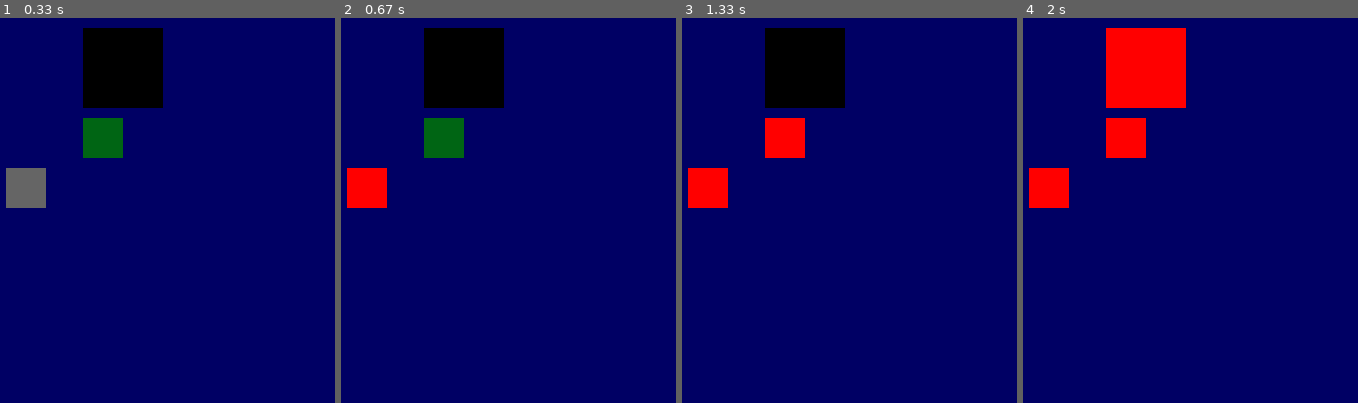
Above: before the commit, frames 1-4 (left to right).
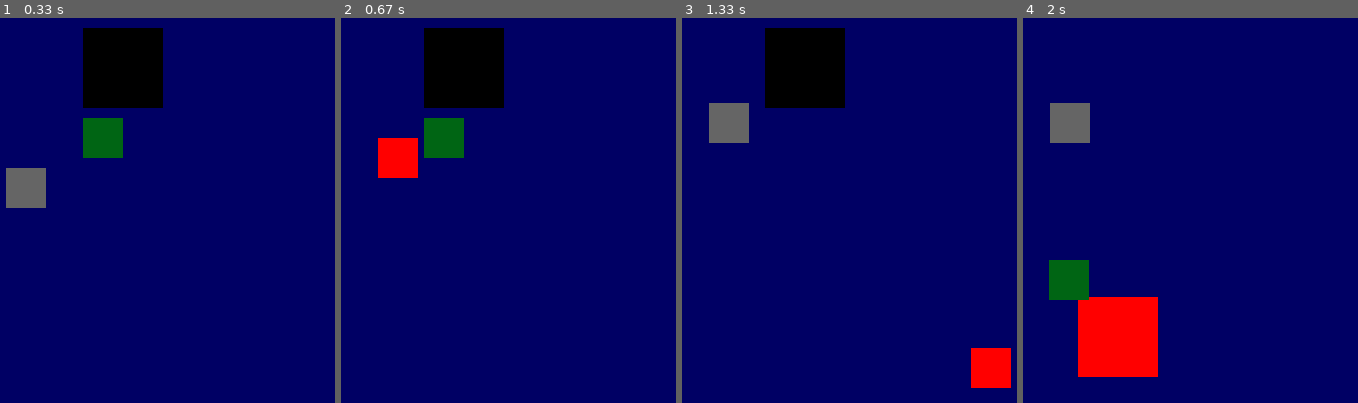
Above: after the commit, the same moments.

Repository: ArtyomVerner/PyGame-learning-Verner
Game: pygame game, started from bars.py
Same seed, same stepped clock (60 frames per second), same inputs: the game is played once before the commit and once after it.
Inputs (mouse positions are in pixels of both pictures, inside the frame that each line leads up to):
- Up to frame 1 (0.33 s): no input
- Up to frame 2 (0.67 s): press the mouse at (367, 187) at 0.37 s; move the mouse to (384, 172) at 0.47 s; release the mouse at (401, 156) at 0.6 s
- Up to frame 3 (1.33 s): press the mouse at (742, 156) at 0.7 s; move the mouse to (735, 141) at 0.8 s; release the mouse at (732, 121) at 0.93 s; press the mouse at (809, 137) at 1.03 s; move the mouse to (913, 252) at 1.13 s; release the mouse at (1016, 368) at 1.27 s
- Up to frame 4 (2 s): press the mouse at (1146, 79) at 1.37 s; move the mouse to (1133, 210) at 1.47 s; release the mouse at (1116, 345) at 1.6 s; press the mouse at (1357, 368) at 1.7 s; move the mouse to (1224, 322) at 1.8 s; release the mouse at (1093, 279) at 1.93 s

Frame 1 is identical in both runs. In frame 2, 2.3% of the frame differs, in the area x 1-23%, y 31-50%; in frame 3, 5.0%; in frame 4, 15%, in the area x 1-49%, y 2-94%.

Commit message:
Выполнено задание 6

Diff:
--- a/bars.py
+++ b/bars.py
@@ -1,6 +1,9 @@
 import pygame, os, sys
-class Block():
+class Block():#Класс Блок
     def __init__(self, cords, width, height, color,copyColor):
+        """
+        Метод конструктор
+        """
         self.x=cords[0]
         self.y=cords[1]
         self.h=height
@@ -10,19 +13,40 @@
         self.second_color = (255,0,0)
         self.draw()
         self.originalColor=copyColor
-    def changeColor(self, cords, ):
+        self.drag=False
 
-        if self.collidePoint(cords) == True:
-            # color=self.color
-            # newColor=(100,0,0)
-            # self.color=newColor
-            self.color, self.second_color=self.second_color, self.color
+
+    # def drag_and_drop(self, e):
+    #     """
+    #     Принимает:
+    #     Событие нажатия мыши
+    #     Событие передвижения мыши
+    #
+    #     При захвате объекта мышкой, метод перемещает объект в соответствие с перемещением мыши
+    #     """
+    #     if self.collidePoint(e.pos):
+    #         self.drag = True
+    #
+    #         #print("First", self.drag)
+    #         if pygame.MOUSEBUTTONUP:
+    #             self.drag = False
+    #             #print("Second", self.drag)
+
+
+
+
+
+    def changeColor(self, cords):
+        """
+        Метод изменяет цвет объекта
+        """
+        if self.collidePoint(cords):
+            self.color, self.second_color = self.second_color, self.color
             self.draw()
 
-    def moveON(self,moveTo):#Передвижение блока
-        self.x += moveTo[0]
-        self.y += moveTo[1]
-        return self.x, self.y
+    def moveON(self,dCoords):#Передвижение блока
+        self.x += dCoords[0]
+        self.y += dCoords[1]
 
     def collidePoint (self, cords): #Сопаставляет координаты мыши с координатами объекта
         if (cords[0] > self.x and cords[0] < self.x + self.w) and (cords[1] > self.y and cords[1] < self.y + self.h):
@@ -39,10 +63,20 @@
     def events(self, e):#Обрабатывает события  влияющие на объект.
         if e.type == pygame.MOUSEBUTTONDOWN:
             self.changeColor(e.pos)
+            # self.drag_and_drop(e)
+            if self.collidePoint(e.pos):
+                print("Drag")
+                self.drag = True
+
+
         if e.type == pygame.MOUSEMOTION:
-            self.moveON(e.rel)
+            # self.moveON(e.rel)
+            if self.drag:
+                self.moveON(e.rel)
 
-        pass
+        if e.type == pygame.MOUSEBUTTONUP:
+            self.drag = False
+
 
     def update(self):
         pass
@@ -72,19 +106,29 @@
                 sys.exit()
         if e.type == pygame.QUIT:
             sys.exit()
+
         if e.type == pygame.MOUSEBUTTONDOWN:
-            print(e)
-            print(first.events(e))
-            print(second.events(e))
-            print(third.events(e))
+            # print(e)
+            first.events(e)
+            second.events(e)
+            third.events(e)
 
-         #if e.type == pygame.MOUSEMOTION:
-            #first.events(e)
-            #second.events(e)
-            #third.events(e)
+        if e.type == pygame.MOUSEBUTTONUP:
+            first.events(e)
+            second.events(e)
+            third.events(e)
+
+        if e.type == pygame.MOUSEMOTION:
+
+            first.events(e)
+            second.events(e)
+            third.events(e)
             # print(e)
             # print(first.moveON(e.rel,))
             pass
+        """
+        Отображение объектов
+        """
 
     display.fill((0,0,100))
     first.render(display)
